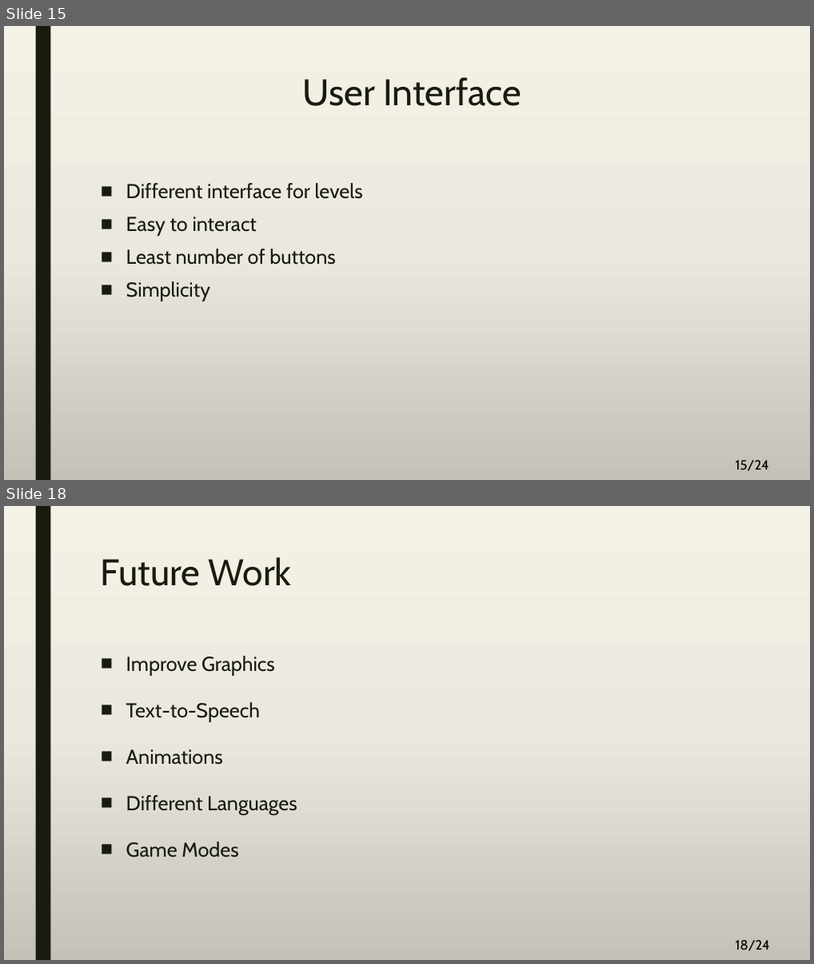
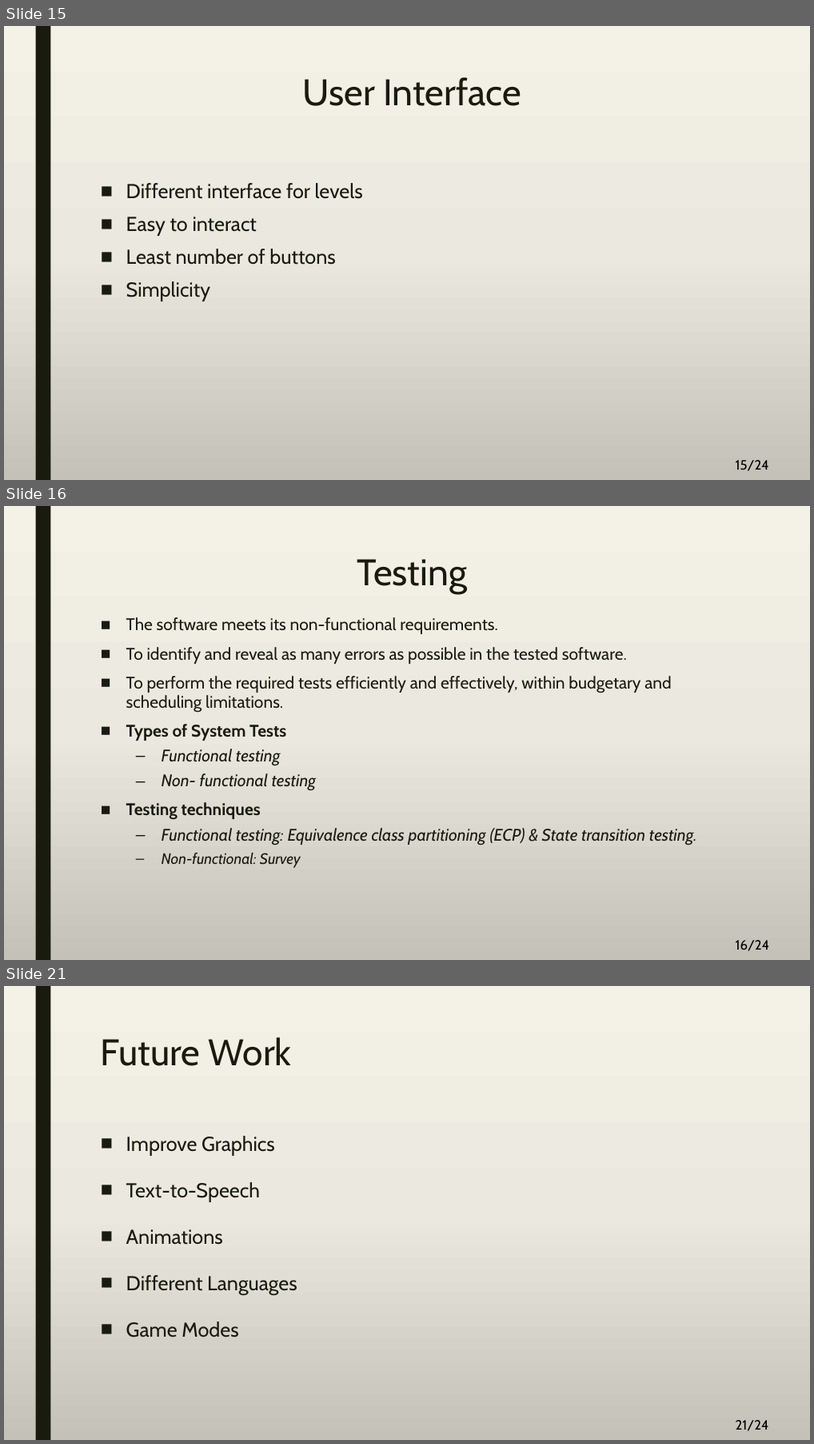
Before and after one commit to A-3li/Capstone, a slide deck: Final.pptx. Shown one above the other, each under a label of ours: slides 15 and 18 before the commit, slides 15, 16 and 21 after it; the slides between them are not shown. The pictures are 814x964 and 814x1444 pixels, drawn with LibreOffice and Linux fonts; fonts in the diff are those of the drawing. Boxes give left, top, right and bottom in pixels: in the first picture for what was removed or moved away, otherwise in the second. Text is boxed around its words. In the diff, an @@ line names an element or a change of style, - is before the commit and + after.

```diff
--- a/Final.pptx
+++ b/Final.pptx
@@ slide 16 added at (4, 506, 810, 960), background gradient #F4F2E7 to #EBEAE0 to #C4C3B9; not listed: 2 template elements that a slide beside it also shows @@
@@ title added at (357, 559, 467, 594), 44 pt, text #191B0E @@
+Testing
@@ text added at (126, 617, 698, 868), 20 pt, text #191B0E @@
+■ The software meets its non-functional requirements.
+■ To identify and reveal as many errors as possible in the tested software.
+■ To perform the required tests efficiently and effectively, within budgetary and scheduling limitations.
+■ Types of System Tests
+  – Functional testing
+  – Non- functional testing
+■ Testing techniques
+  – Functional testing: Equivalence class partitioning (ECP) & State transition testing.
+  – Non-functional: Survey
@@ what was slide 18 is now slide 21 @@
@@ page number at (736, 1420, 770, 1431): text changed @@
-18/24
+21/24
```
Also in this commit, not shown: 1 slide changed, 3 other slides added, 1 slide removed.
